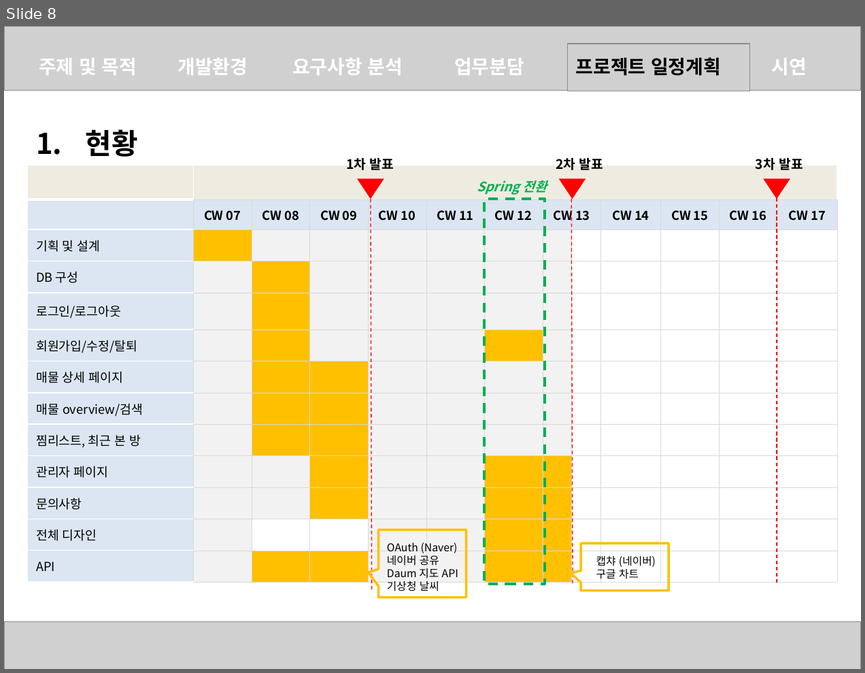
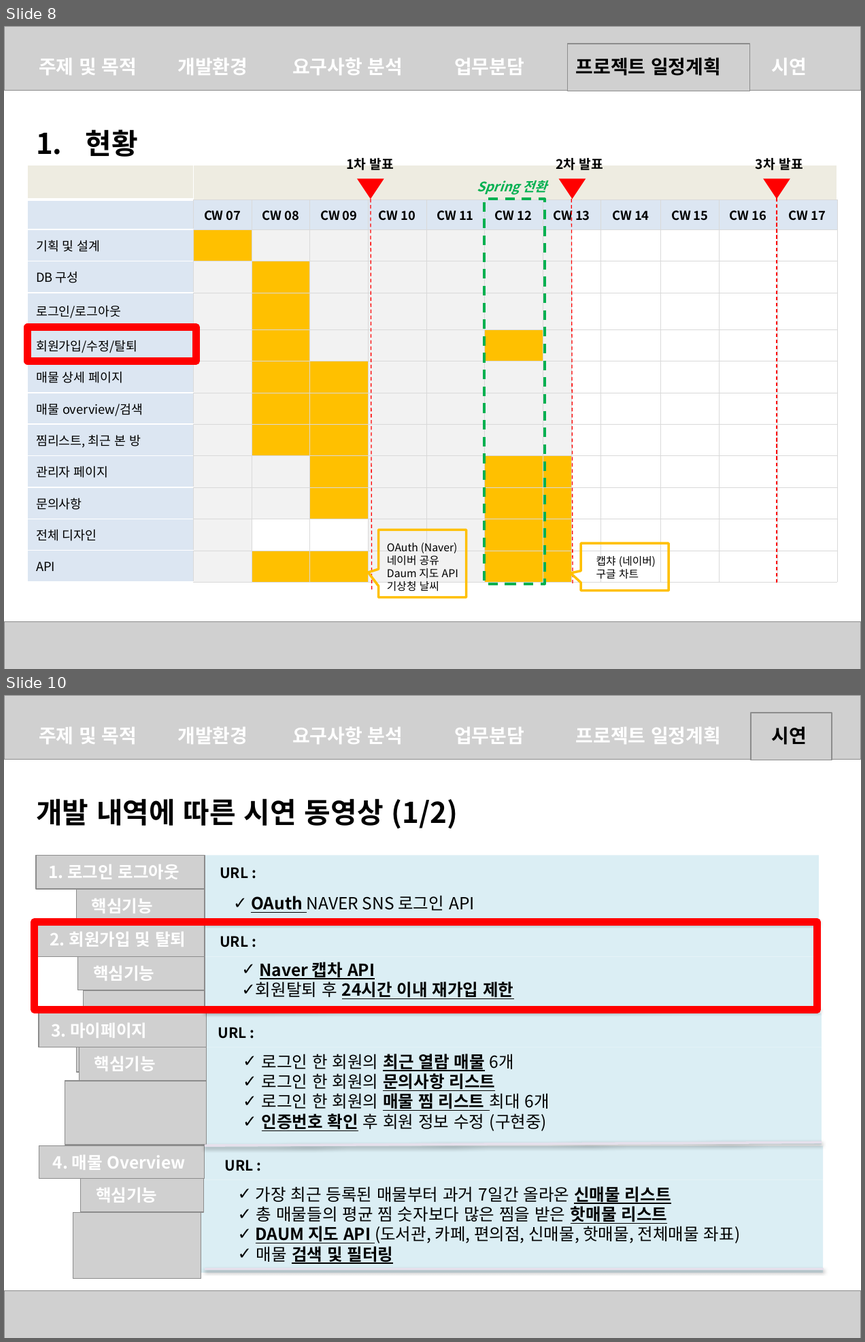
Before and after one commit to heejeongMin/sabangSpring, a slide deck: sabang_20190326.pptx. Shown one above the other, each under a label of ours: slide 8 before the commit, slides 8 and 10 after it; the slides between them are not shown. The pictures are 865x673 and 865x1342 pixels, drawn with LibreOffice and Linux fonts; fonts in the diff are those of the drawing; grey boxes stand for pictures. Boxes give left, top, right and bottom in pixels: in the first picture for what was removed or moved away, otherwise in the second. Text is boxed around its words. In the diff, an @@ line names an element or a change of style, - is before the commit and + after.

Commit message:
시연 비디오
시연 비디오

```diff
--- a/sabang_20190326.pptx
+++ b/sabang_20190326.pptx
@@ slide 10 added at box(4, 695, 861, 1338), background #FFFFFF @@
@@ picture added at box(4, 695, 861, 759) @@
@@ picture added at box(751, 713, 832, 760) @@
@@ text added at box(39, 727, 137, 744), 16 pt, text #FFFFFF, bold @@
+주제 및 목적
@@ text added at box(177, 727, 247, 744), 16 pt, text #FFFFFF, bold @@
+개발환경
@@ text added at box(292, 727, 402, 744), 16 pt, text #FFFFFF, bold @@
+요구사항 분석
@@ text added at box(454, 727, 524, 744), 16 pt, text #FFFFFF, bold @@
+업무분담
@@ text added at box(576, 727, 721, 744), 16 pt, text #FFFFFF, bold @@
+프로젝트 일정계획
@@ text added at box(772, 726, 806, 745), 16 pt, text #000000, bold @@
+시연
@@ text added at box(36, 798, 458, 829), 24 pt, text #000000, bold @@
+개발 내역에 따른 시연 동영상 (1/2)
@@ group added at box(36, 855, 819, 923): 4 texts, 2 rectangles, 2 pictures @@
+1. 로그인 로그아웃
+URL :
+핵심기능
+✓ OAuth NAVER SNS 로그인 API
@@ rectangle added at box(34, 922, 816, 1009), outline #FF0000 6 pt @@
@@ line added from (205, 921) to (819, 921), #E6E0EC 2 pt @@
@@ group added at box(37, 923, 820, 1011): 4 texts, 2 rectangles, 2 pictures @@
+2. 회원가입 및 탈퇴
+URL :
+핵심기능
+✓ Naver 캡차 API
+✓ 회원탈퇴 후 24시간 이내 재가입 제한
@@ picture added at box(83, 989, 205, 1030) @@
@@ line added from (205, 1011) to (820, 1009), #E6E0EC 2 pt @@
@@ picture added at box(76, 1032, 194, 1072) @@
@@ group added at box(38, 1013, 821, 1145): 4 texts, 2 rectangles, 2 pictures @@
+3. 마이페이지
+URL :
+핵심기능
+✓ 로그인 한 회원의 최근 열람 매물 6개
+✓ 로그인 한 회원의 문의사항 리스트
+✓ 로그인 한 회원의 매물 찜 리스트 최대 6개
+✓ 인증번호 확인 후 회원 정보 수정 (구현중)
@@ picture added at box(65, 1081, 206, 1145) @@
@@ picture added at box(73, 1106, 195, 1147) @@
@@ line added from (205, 1146) to (821, 1142), #E6E0EC 2 pt @@
@@ group added at box(39, 1146, 823, 1272): 4 texts, 2 rectangles, 2 pictures @@
+4. 매물 Overview
+URL :
+핵심기능
+✓ 가장 최근 등록된 매물부터 과거 7일간 올라온 신매물 리스트
+✓ 총 매물들의 평균 찜 숫자보다 많은 찜을 받은 핫매물 리스트
+✓ DAUM 지도 API (도서관, 카페, 편의점, 신매물, 핫매물, 전체매물 좌표)
+✓ 매물 검색 및 필터링
@@ picture added at box(73, 1212, 201, 1278) @@
@@ line added from (205, 1269) to (824, 1269), #E6E0EC 2 pt @@
@@ picture added at box(4, 1291, 861, 1338) @@
@@ slide 8 changed as well @@
@@ rectangle added at box(28, 327, 197, 360), outline #FF0000 6 pt @@
```
Also in this commit, not shown: 8 other slides changed, 3 other slides added, 2 slides removed, 4 other files.
